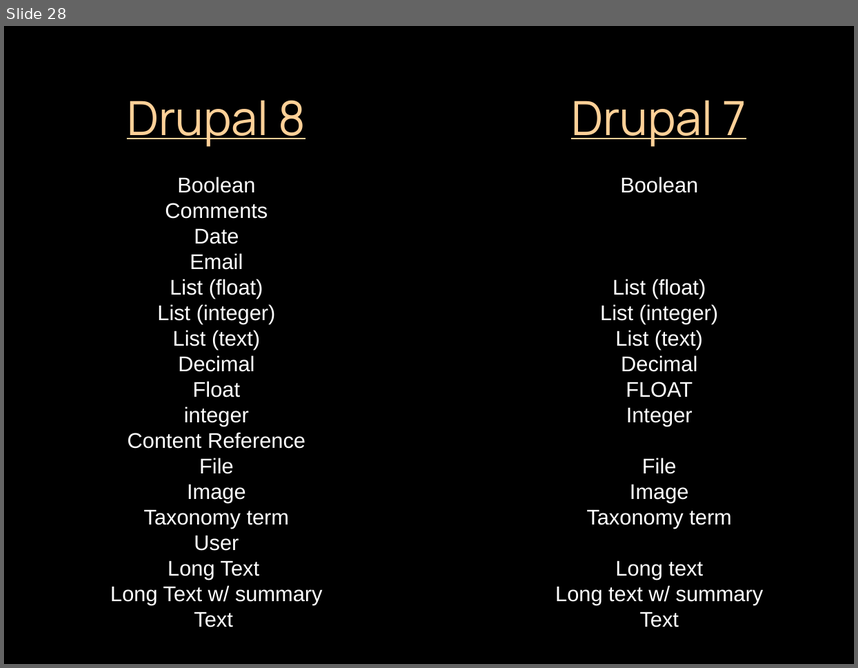
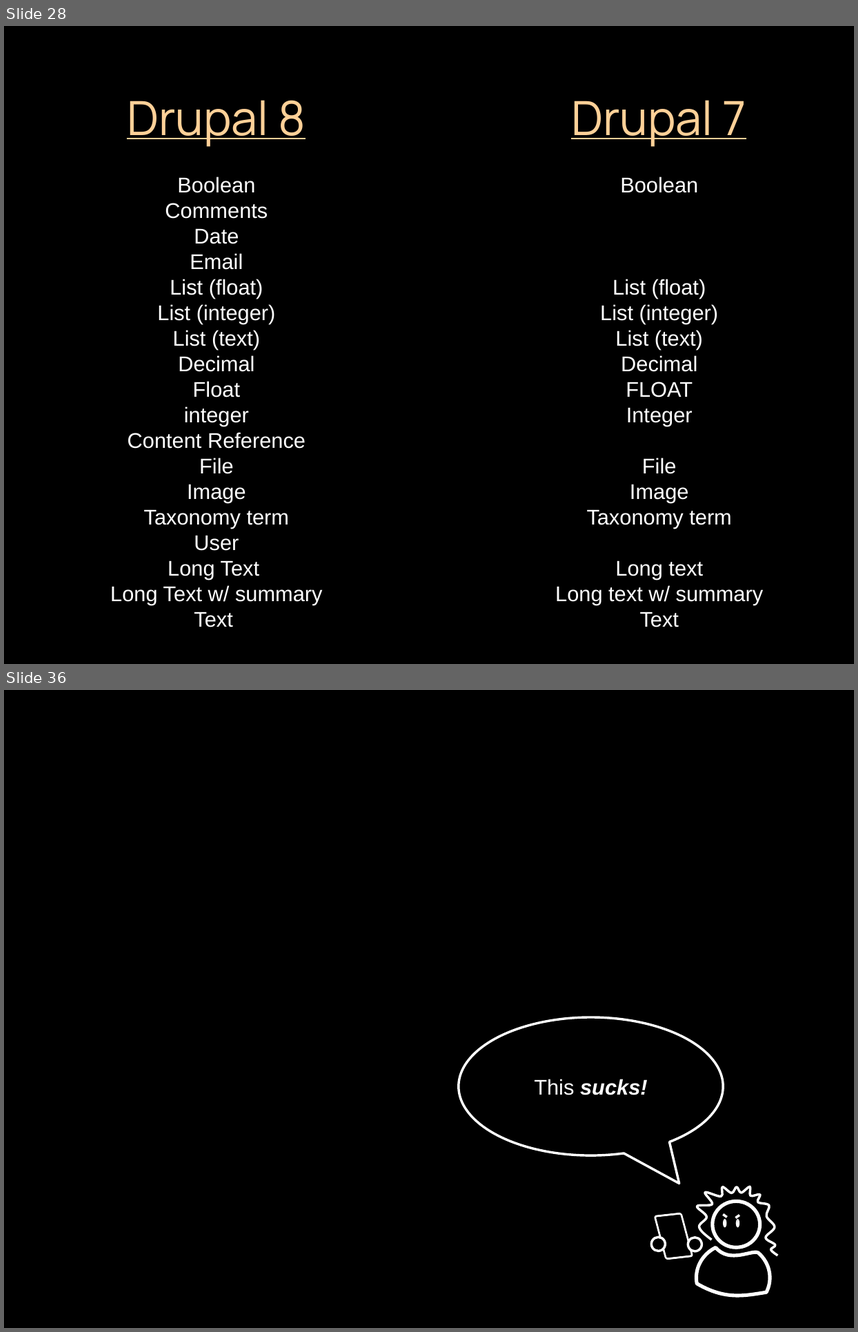
Before and after one commit to socketwench/introToContentTypes, a slide deck: src/introToContentTypes.pptx. Shown one above the other, each under a label of ours: slide 28 before the commit, slides 28 and 36 after it; the slides between them are not shown. The pictures are 858x668 and 858x1332 pixels, drawn with LibreOffice and Linux fonts; fonts in the diff are those of the drawing. Boxes give left, top, right and bottom in pixels: in the first picture for what was removed or moved away, otherwise in the second. Text is boxed around its words. In the diff, an @@ line names an element or a change of style, - is before the commit and + after.

```diff
--- a/src/introToContentTypes.pptx
+++ b/src/introToContentTypes.pptx
@@ slide 36 added at [4,690,854,1328], background #000000 @@
@@ speech bubble added at [459,1017,723,1155], outline #FFFFFF 2 pt, 18 pt, text #FFFFFF, bold, italic @@
+This sucks!
@@ freeform shape added at [697,1186,777,1255], outline #FFFFFF 2 pt @@
@@ ellipse added at [713,1201,760,1247], outline #FFFFFF 3 pt @@
@@ rounded rectangle added at [660,1213,688,1259], outline #FFFFFF 2 pt @@
@@ group added at [723,1214,740,1228]: 2 ellipses, 2 lines @@
@@ ellipse added at [652,1236,665,1250], fill #000000, outline #FFFFFF 2 pt @@
@@ ellipse added at [688,1237,702,1251], fill #000000, outline #FFFFFF 2 pt @@
@@ freeform shape added at [697,1247,771,1295], outline #FFFFFF 3 pt @@
```
Also in this commit, not shown: 1 slide changed, 19 other slides added, 15 other files.
